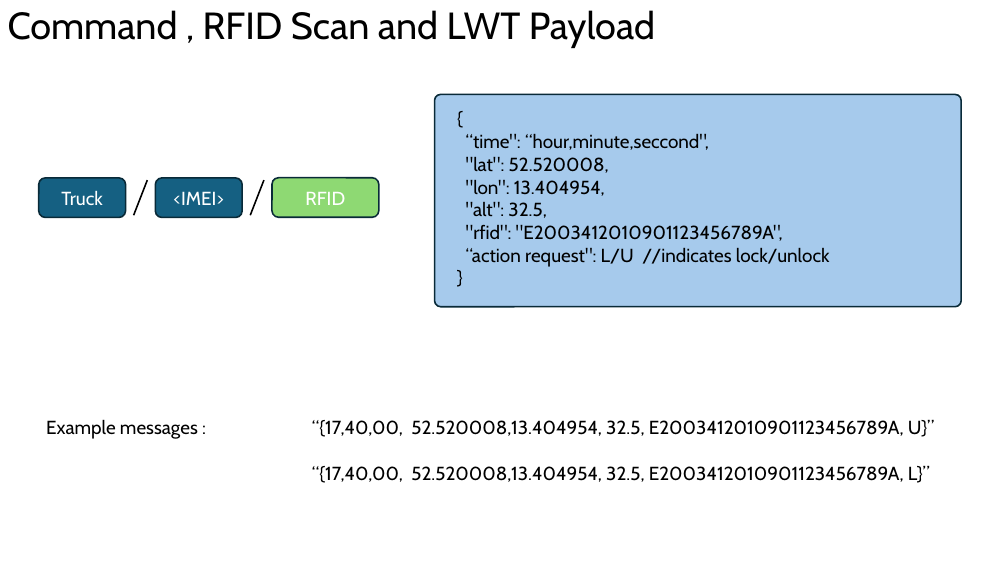
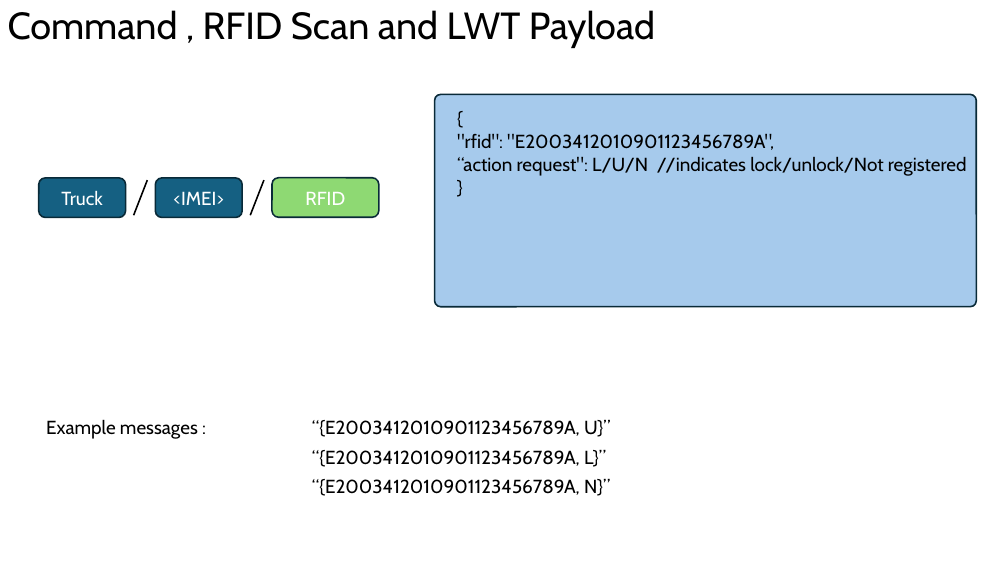
Before and after one commit to hamidrezaHemati/MQTT-AutoLock, a slide deck: slide 10 of Structure/Communication Workflow — MQTT Design & Architecture.pptx (slide 15 before the commit). Drawn at 1008x567 pixels with LibreOffice and Linux fonts; fonts in the diff are those of the drawing. Boxes give left, top, right and bottom in pixels: in the first picture for what was removed or moved away, otherwise in the second. Text is boxed around its words. In the diff, an @@ line names an element or a change of style, - is before the commit and + after.

```diff
--- a/Structure/Communication Workflow — MQTT Design & Architecture.pptx
+++ b/Structure/Communication Workflow — MQTT Design & Architecture.pptx
@@ rounded rectangle: place and size @@
-rounded rectangle at (435, 95, 962, 307)
+rounded rectangle at (435, 95, 977, 307)
@@ text at (466, 134, 709, 218): paragraphs removed @@
-“time": “hour,minute,seccond",
-"lat": 52.520008,
-"lon": 13.404954,
-"alt": 32.5,
@@ text at (457, 157, 967, 176): text changed @@
-“action request": L/U //indicates lock/unlock
+“action request": L/U/N //indicates lock/unlock/Not registered
@@ text at (312, 419, 610, 437): text changed @@
-“{17,40,00, 52.520008,13.404954, 32.5, E2003412010901123456789A, U}”
+“{E2003412010901123456789A, U}”
@@ text at (312, 449, 606, 467): text changed @@
-“{17,40,00, 52.520008,13.404954, 32.5, E2003412010901123456789A, L}”
+“{E2003412010901123456789A, L}”
@@ text added at (312, 478, 610, 496), 18 pt, text #000000 @@
+“{E2003412010901123456789A, N}”
```
Also in this commit, not shown: 4 other slides changed, 2 slides added, 5 slides removed, 1 other file.
